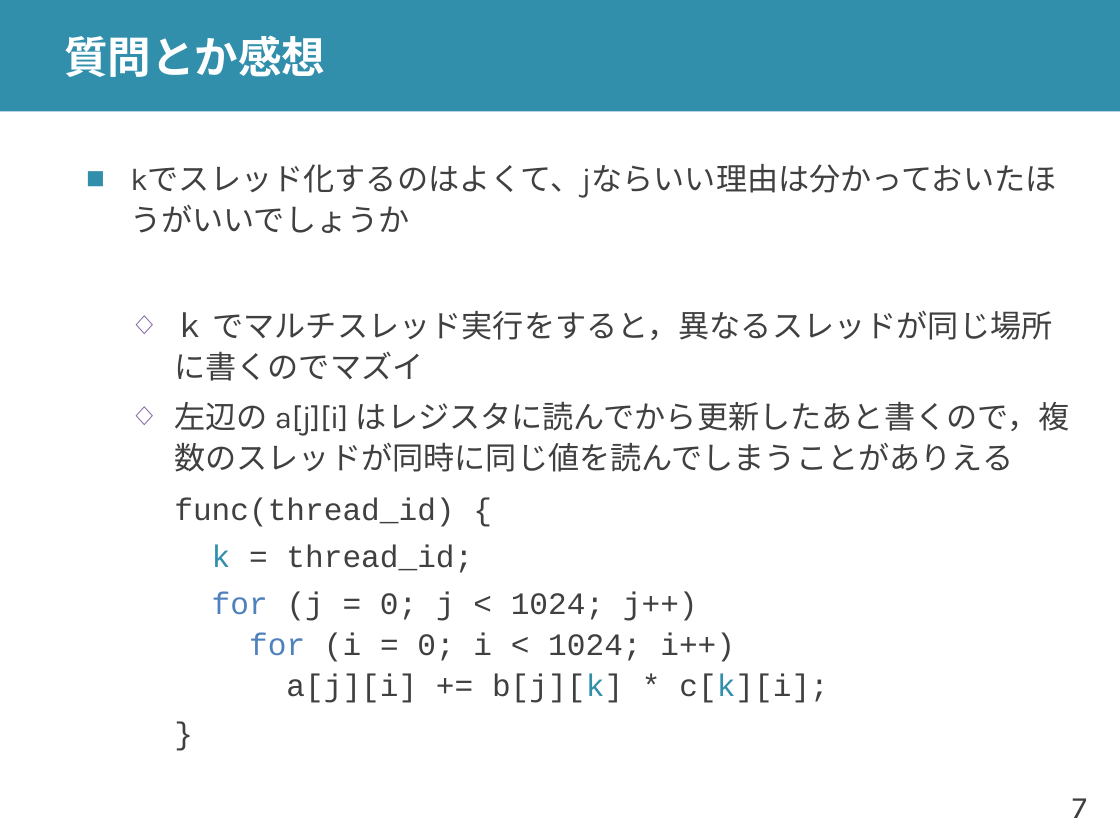
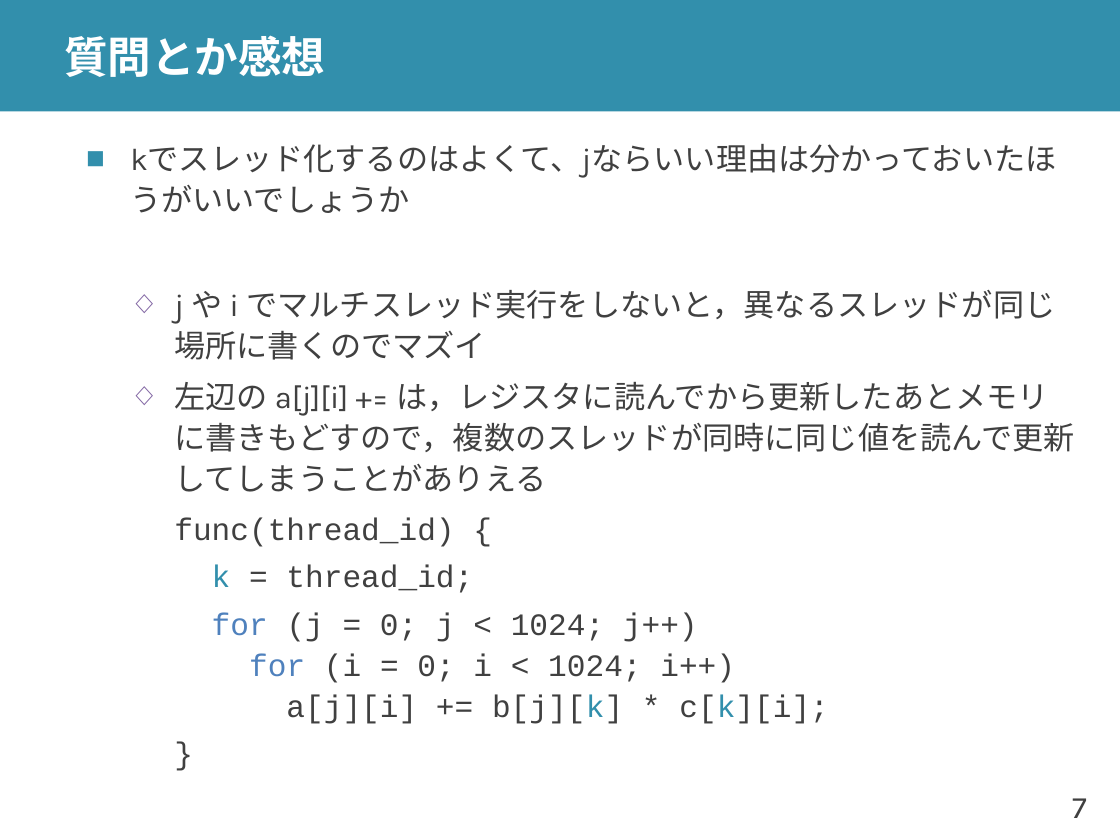
Before and after one commit to shioyadan/advanced-computer-organization, a slide deck: slide 7 of aco-shioya-12.pptx. Drawn at 1120x840 pixels with LibreOffice and Linux fonts; fonts in the diff are those of the drawing. Boxes give left, top, right and bottom in pixels: in the first picture for what was removed or moved away, otherwise in the second. Text is boxed around its words. In the diff, an @@ line names an element or a change of style, - is before the commit and + after.

```diff
--- a/aco-shioya-12.pptx
+++ b/aco-shioya-12.pptx
@@ text at (174,290,1074,492): text changed @@
-  ◇ ｋ でマルチスレッド実行をすると，異なるスレッドが同じ場所に書くのでマズイ
-  ◇ 左辺の a[j][i] はレジスタに読んでから更新したあと書くので，複数のスレッドが同時に同じ値を読んでしまうことがありえる
+  ◇ j や i でマルチスレッド実行をしないと，異なるスレッドが同じ場所に書くのでマズイ
+  ◇ 左辺の a[j][i] += は，レジスタに読んでから更新したあとメモリに書きもどすので，複数のスレッドが同時に同じ値を読んで更新してしまうことがありえる
```
Also in this commit, not shown: 1 other slide changed, 2 other files.
